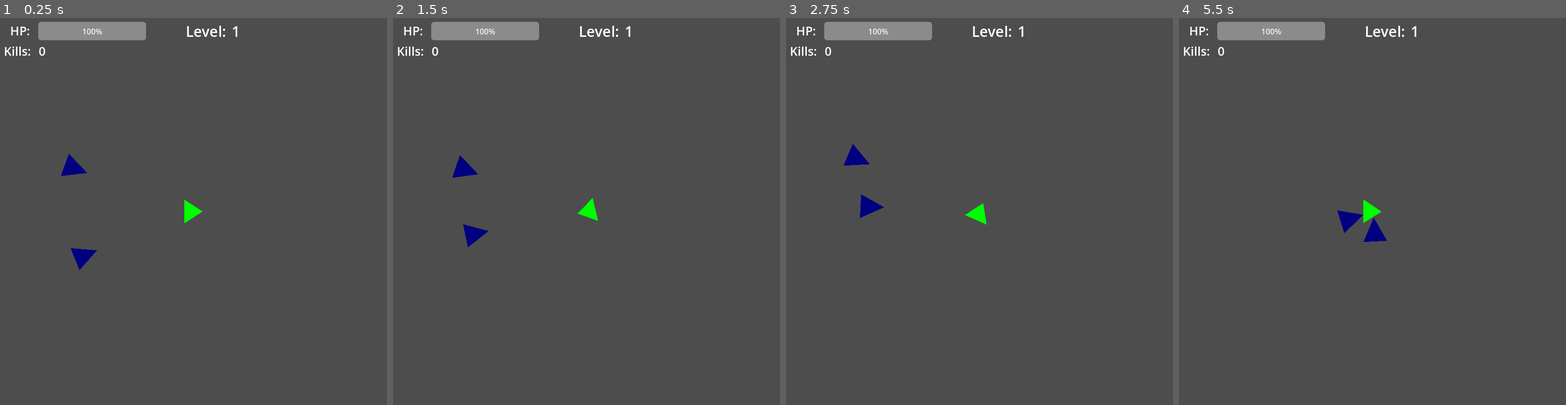
Above: before the commit, frames 1-4 (left to right).
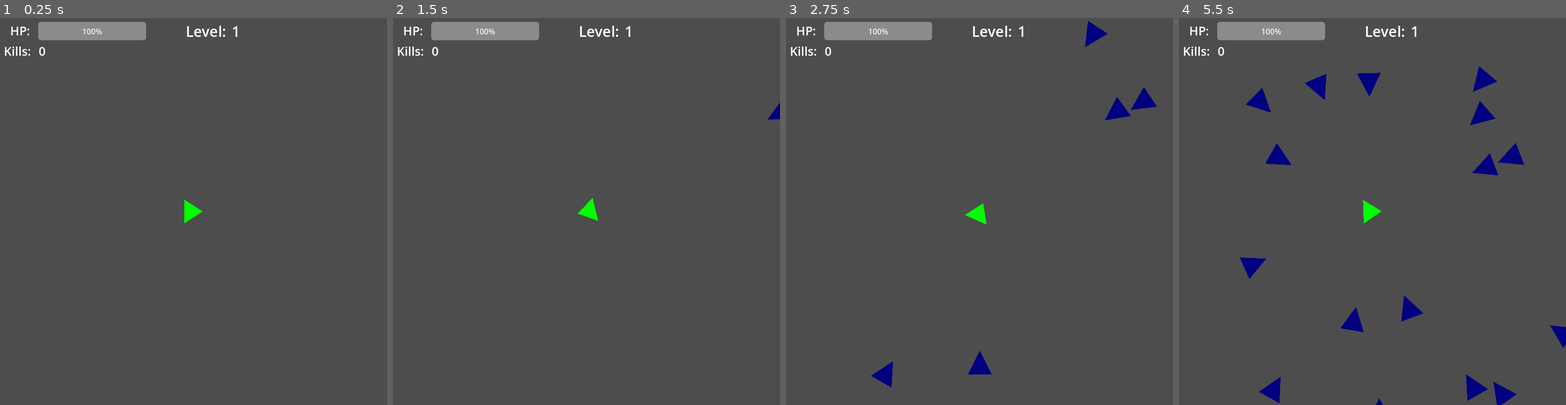
Above: after the commit, the same moments.

Repository: HoustonBass/space-shooter
Game: Godot game, scene res://Scenes/Level/Level.tscn
The game is run twice, just before and just after one commit, with the same random seed, the same clock (stepped at 60 frames per second) and the same inputs. Before the commit the project starts from res://Scenes/Level.tscn.
Inputs (mouse positions are in pixels of both pictures, inside the frame that each line leads up to):
- Up to frame 1 (0.25 s): no input
- Up to frame 2 (1.5 s): tap Enter (ui_accept) at 0.5, 0.77 s; move the mouse to (671, 192) at 0.52 s; hold D (ui_right) 0.53-1.28 s; move the mouse to (509, 230) at 1.27 s; hold S (ui_down) from 1.28 s (still down)
- Up to frame 3 (2.75 s): tap Enter (ui_accept) at 1.52 s; move the mouse to (1018, 126) at 2.02 s; release S (ui_down) at 2.03 s; hold D (ui_right) from 2.03 s (still down)
- Up to frame 4 (5.5 s): move the mouse to (1353, 288) at 2.77 s; release D (ui_right) at 2.78 s; hold W (ui_up) 2.78-3.53 s; tap Enter (ui_accept) at 3.02, 3.77, 4.52 s; move the mouse to (1488, 269) at 3.52 s; hold A (ui_left) 3.53-5.03 s; move the mouse to (1256, 153) at 4.27 s; move the mouse to (1391, 211) at 5.02 s; hold S (ui_down) from 5.03 s (still down)

The runs differ from the first frame. In frame 1, 0.4% of the frame differs, in the area x 15-25%, y 35-66%; in frame 2, 0.5%; in frame 3, 1.3%; in frame 4, 3.2%, in the area x 15-100%, y 12-100%.

Commit message:
creating pause scene

Diff:
--- a/godot/Data/Instances/EnemyData.gd
+++ b/godot/Data/Instances/EnemyData.gd
@@ -1,5 +1,4 @@
-extends EntityData
+extends ShipEntityData
 class_name EnemyData
 
-@export var fire_cooldown: float = 2
 @export var max_range: float = 250
--- a/godot/Data/Instances/PlayerData.gd
+++ b/godot/Data/Instances/PlayerData.gd
@@ -1,5 +1,5 @@
-class_name PlayerData extends EntityData
-
+class_name PlayerData
+extends ShipEntityData
 
 signal health_changed
 
--- /dev/null
+++ b/godot/Data/Instances/ShipEntityData.gd
@@ -0,0 +1,4 @@
+extends EntityData
+class_name ShipEntityData
+
+@export var fire_cooldown: float = 2
--- a/godot/Instances/Enemies/Director/TheDirector.gd
+++ b/godot/Instances/Enemies/Director/TheDirector.gd
@@ -6,23 +6,26 @@
 @onready var enemy_spawn_timer = $EnemySpawnTimer
 
 signal SpawnEnemy
+signal SpawningFinished
 
 var dist = 500
 var rng = RandomNumberGenerator.new()
+var spawn_count = 0
 
 func _ready():
 	rng.randomize()
 	enemy_queue.queue_spawns(level_data.enemies)
 	enemy_spawn_timer.set_wait_time(level_data.max_spawn_cooldown)
-	#enemy_spawn_timer.set_autostart(true)
 	enemy_spawn_timer.start()
 
 func _on_enemy_spawn_timer_timeout():
 	var next_spawn = enemy_queue.get_next_spawn()
 	if next_spawn:
 		SpawnEnemy.emit(next_spawn.instantiate())
+		spawn_count += 1
 	else:
 		enemy_spawn_timer.set_paused(true)
+		SpawningFinished.emit(spawn_count)
 
 func get_spawn_location(point: Vector2) -> Vector2:
 	var dir = rng.randf_range(0.0, 2*PI)
--- a/godot/Instances/Enemies/Triangle/Triangle.gd
+++ b/godot/Instances/Enemies/Triangle/Triangle.gd
@@ -6,7 +6,7 @@
 
 var target: Node2D
 
-var input_velocity = Vector2(1, 0)
+var input_velocity = Vector2(1, 0) #unit vector used in movement, scales speed
 
 func _ready():
 	super()
@@ -14,7 +14,7 @@
 	health = enemy_data.health
 	get_next_target()
 	weapon_point.set_fire_mode(true)
-	weapon_point.set_fire_rate(enemy_data.fire_cooldown)
+	weapon_point.set_reload_time(enemy_data.fire_cooldown)
 	weapon_point.set_range(enemy_data.max_range)
 
 func get_next_target():
--- a/godot/Instances/Player/Player.gd
+++ b/godot/Instances/Player/Player.gd
@@ -1,7 +1,10 @@
 extends Entity
 
-@export var player_data: Resource
+@export var player_data: Resource = PlayerData
 @onready var weapon_point = $WeaponPoint
+
+func _ready():
+	weapon_point.set_reload_time(player_data.fire_cooldown)
 
 func _process(_delta):
 	if Input.is_action_pressed('ui_accept'):
--- a/godot/Instances/Weapons/WeaponPoint.gd
+++ b/godot/Instances/Weapons/WeaponPoint.gd
@@ -14,7 +14,7 @@
 	range_finder_r.set_target_position(Vector2(_range, range_finder_r.position.y))
 	range_finder_l.set_target_position(Vector2(_range, range_finder_l.position.y))
 
-func set_fire_rate(_rate):
+func set_reload_time(_rate):
 	timer.set_wait_time(_rate)
 
 func set_fire_mode(_automatic: bool) -> void:
--- a/godot/Resource/Levels/Level_1.tres
+++ b/godot/Resource/Levels/Level_1.tres
@@ -1,9 +1,9 @@
-[gd_resource type="Resource" load_steps=3 format=3 uid="uid://d3d4m087lgjw7"]
+[gd_resource type="Resource" load_steps=3 format=3 uid="uid://b832wxggib3qf"]
 
-[ext_resource type="Resource" uid="uid://cidi05hmqryuw" path="res://Resource/Levels/Pattern_1.tres" id="1_55ue0"]
+[ext_resource type="Resource" path="res://Resource/Levels/Pattern_1.tres" id="1_55ue0"]
 [ext_resource type="Script" path="res://Data/LevelData/LevelData.gd" id="1_oggak"]
 
 [resource]
 script = ExtResource( "1_oggak" )
 enemies = [ExtResource( "1_55ue0" )]
-max_spawn_cooldown = 0.25
+max_spawn_cooldown = 0.3
--- a/godot/Resource/Levels/Pattern_1.tres
+++ b/godot/Resource/Levels/Pattern_1.tres
@@ -5,4 +5,4 @@
 [resource]
 script = ExtResource( "1_igbhj" )
 pattern = [0]
-length = 0
+length = 20
--- a/godot/Resource/Player_data.tres
+++ b/godot/Resource/Player_data.tres
@@ -1,9 +1,10 @@
-[gd_resource type="Resource" load_steps=2 format=3]
+[gd_resource type="Resource" load_steps=2 format=3 uid="uid://hh46ljvi3x23"]
 
 [ext_resource type="Script" path="res://Data/Instances/PlayerData.gd" id="1_dr2c0"]
 
 [resource]
 script = ExtResource( "1_dr2c0" )
-speed = 100
+health = 100.0
 max_health = 100.0
-health = 100.0
+speed = 75.0
+fire_cooldown = 0.3
--- a/godot/Scenes/Level.tscn
+++ /dev/null
@@ -1,37 +0,0 @@
-[gd_scene load_steps=8 format=3]
-
-[ext_resource type="PackedScene" uid="uid://bv1rottox3i7o" path="res://Instances/Player/Player.tscn" id="1_ijajp"]
-[ext_resource type="Script" path="res://Scenes/Level.gd" id="1_qbh0j"]
-[ext_resource type="PackedScene" uid="uid://c2wfq8dyym4k5" path="res://Instances/Enemies/Director/TheDirector.tscn" id="2_bkh0r"]
-[ext_resource type="Resource" uid="uid://d3d4m087lgjw7" path="res://Resource/Levels/Level_1.tres" id="3_1ceja"]
-[ext_resource type="PackedScene" uid="uid://wm6wij6airkb" path="res://Instances/Enemies/Triangle/Triangle.tscn" id="6_n1fbi"]
-[ext_resource type="PackedScene" uid="uid://bcqovbqyget8q" path="res://Scenes/HUD/HUD.tscn" id="6_qj1st"]
-
-[sub_resource type="Environment" id="Environment_ktclx"]
-glow_enabled = true
-glow_hdr_scale = 1.0
-
-[node name="Level" type="Node2D"]
-script = ExtResource( "1_qbh0j" )
-
-[node name="TheDirector" parent="." instance=ExtResource( "2_bkh0r" )]
-level_data = ExtResource( "3_1ceja" )
-
-[node name="Enemies" type="Node" parent="."]
-
-[node name="Enemy" parent="Enemies" instance=ExtResource( "6_n1fbi" )]
-position = Vector2(-254, -93)
-
-[node name="Enemy2" parent="Enemies" instance=ExtResource( "6_n1fbi" )]
-position = Vector2(-233, 95)
-
-[node name="HUD" parent="." instance=ExtResource( "6_qj1st" )]
-
-[node name="Player" parent="." instance=ExtResource( "1_ijajp" )]
-position = Vector2(3, 0)
-
-[node name="WorldEnvironment" type="WorldEnvironment" parent="."]
-editor_description = "Waiting on bug to be fixed to add glow here"
-environment = SubResource( "Environment_ktclx" )
-
-[connection signal="SpawnEnemy" from="TheDirector" to="." method="_on_the_director_spawn_enemy"]
--- a/godot/Scenes/Level.gd
+++ b/godot/Scenes/Level/Level.gd
@@ -4,7 +4,17 @@
 @onready var player = $Player
 @onready var director = $TheDirector
 
+func _ready():
+	ResourceManager.connect("LevelEnd", self._on_level_end)
+
+func _on_level_end():
+	print("level is over!")
+	pass
+
 func _on_the_director_spawn_enemy(enemy)-> void:
 	if enemies:
 		enemies.add_child(enemy)
 		enemy.position = director.get_spawn_location(player.global_position)
+
+func _on_the_director_spawning_finished(_spawn_count):
+	ResourceManager.set_spawn_count(_spawn_count)
--- /dev/null
+++ b/godot/Scenes/Level/Level.tscn
@@ -0,0 +1,31 @@
+[gd_scene load_steps=7 format=3 uid="uid://cu6wigupgc3q0"]
+
+[ext_resource type="Script" path="res://Scenes/Level/Level.gd" id="1_h6cya"]
+[ext_resource type="PackedScene" path="res://Instances/Enemies/Director/TheDirector.tscn" id="2_k3cp3"]
+[ext_resource type="Resource" path="res://Resource/Levels/Level_1.tres" id="3_nrvqe"]
+[ext_resource type="PackedScene" path="res://Scenes/HUD/HUD.tscn" id="4_vncny"]
+[ext_resource type="PackedScene" path="res://Instances/Player/Player.tscn" id="5_0i0g3"]
+
+[sub_resource type="Environment" id="Environment_ktclx"]
+glow_enabled = true
+glow_hdr_scale = 1.0
+
+[node name="Level" type="Node2D"]
+script = ExtResource( "1_h6cya" )
+
+[node name="TheDirector" parent="." instance=ExtResource( "2_k3cp3" )]
+level_data = ExtResource( "3_nrvqe" )
+
+[node name="Enemies" type="Node" parent="."]
+
+[node name="HUD" parent="." instance=ExtResource( "4_vncny" )]
+
+[node name="Player" parent="." instance=ExtResource( "5_0i0g3" )]
+position = Vector2(3, 0)
+
+[node name="WorldEnvironment" type="WorldEnvironment" parent="."]
+editor_description = "Waiting on bug to be fixed to add glow here"
+environment = SubResource( "Environment_ktclx" )
+
+[connection signal="SpawnEnemy" from="TheDirector" to="." method="_on_the_director_spawn_enemy"]
+[connection signal="SpawningFinished" from="TheDirector" to="." method="_on_the_director_spawning_finished"]
--- /dev/null
+++ b/godot/Scenes/Overlays/Pause.tscn
@@ -0,0 +1,28 @@
+[gd_scene format=3 uid="uid://c3gq3tsv1a11f"]
+
+[node name="Control" type="CanvasLayer"]
+
+[node name="ColorRect" type="ColorRect" parent="."]
+anchor_right = 1.0
+anchor_bottom = 1.0
+color = Color(0.329412, 0.329412, 0.329412, 1)
+
+[node name="Label" type="Label" parent="."]
+offset_left = 321.0
+offset_top = 237.0
+offset_right = 436.0
+offset_bottom = 295.0
+theme_override_font_sizes/font_size = 40
+text = "Pause"
+
+[node name="PlayButton" type="TextureButton" parent="."]
+offset_left = 407.0
+offset_top = 349.0
+offset_right = 447.0
+offset_bottom = 389.0
+
+[node name="ExitButton" type="TextureButton" parent="."]
+offset_left = 303.0
+offset_top = 348.0
+offset_right = 343.0
+offset_bottom = 388.0
--- a/godot/Singleton/ResourceManager.gd
+++ b/godot/Singleton/ResourceManager.gd
@@ -3,5 +3,14 @@
 @export var score_data: Resource = ScoreData
 #@export var level_data: Resource = LevelData
 
+signal LevelEnd
+
+var spawn_count
+
 func _on_enemy_die():
 	score_data._on_enemy_die()
+	if score_data.score == spawn_count:
+		LevelEnd.emit()
+
+func set_spawn_count(_spawn_count):
+	spawn_count = _spawn_count
--- a/godot/project.godot
+++ b/godot/project.godot
@@ -9,7 +9,7 @@
 config_version=5
 
 _global_script_classes=[{
-"base": "EntityData",
+"base": "ShipEntityData",
 "class": &"EnemyData",
 "language": &"GDScript",
 "path": "res://Data/Instances/EnemyData.gd"
@@ -39,7 +39,7 @@
 "language": &"GDScript",
 "path": "res://Data/LevelData/PatternData.gd"
 }, {
-"base": "EntityData",
+"base": "ShipEntityData",
 "class": &"PlayerData",
 "language": &"GDScript",
 "path": "res://Data/Instances/PlayerData.gd"
@@ -48,6 +48,11 @@
 "class": &"ScoreData",
 "language": &"GDScript",
 "path": "res://Data/ScoreData.gd"
+}, {
+"base": "EntityData",
+"class": &"ShipEntityData",
+"language": &"GDScript",
+"path": "res://Data/Instances/ShipEntityData.gd"
 }]
 _global_script_class_icons={
 "EnemyData": "",
@@ -57,13 +62,14 @@
 "LevelData": "",
 "PatternData": "",
 "PlayerData": "",
-"ScoreData": ""
+"ScoreData": "",
+"ShipEntityData": ""
 }
 
 [application]
 
 config/name="shmup"
-run/main_scene="res://Scenes/Level.tscn"
+run/main_scene="res://Scenes/Level/Level.tscn"
 config/icon="res://icon.png"
 config/features=PackedStringArray("4.0", "Vulkan Clustered")
 
Not shown: 1 places in godot/Instances/Player/Player.tscn that only renumber resources
Not shown: 1 places in godot/Scenes/HUD/HUD.tscn that only renumber resources
Not shown, added: godot/export_presets.cfg
